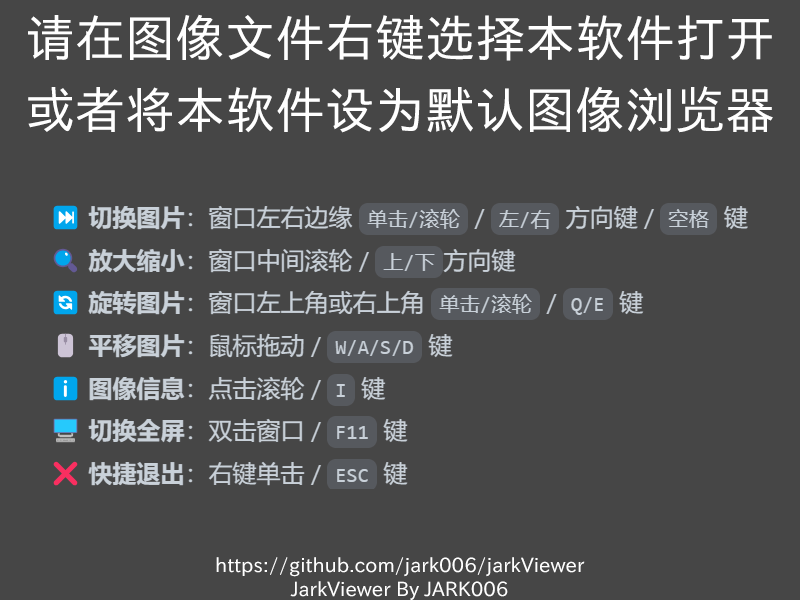
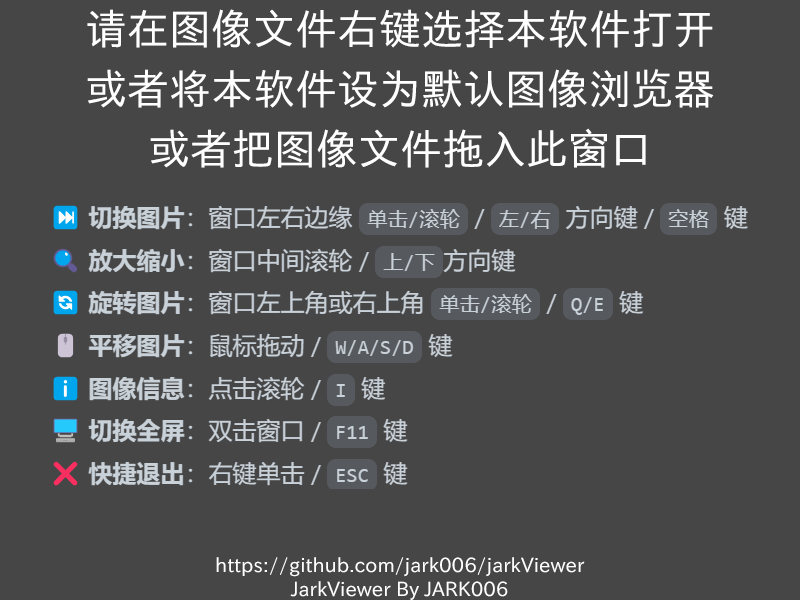
The second 800 x 600 image is a revision of the first. Changes to its layers:
renamed "请在图像文件右键选择本软件打开 或者将本软件设为默认图像浏览器" to "请在图像文件右键选择本软件打开 或者将本软件设为默认图像浏览器 或者把图像文件拖入此窗口", moved it above "图层 3", painted on it over bbox(28, 9, 773, 168)
